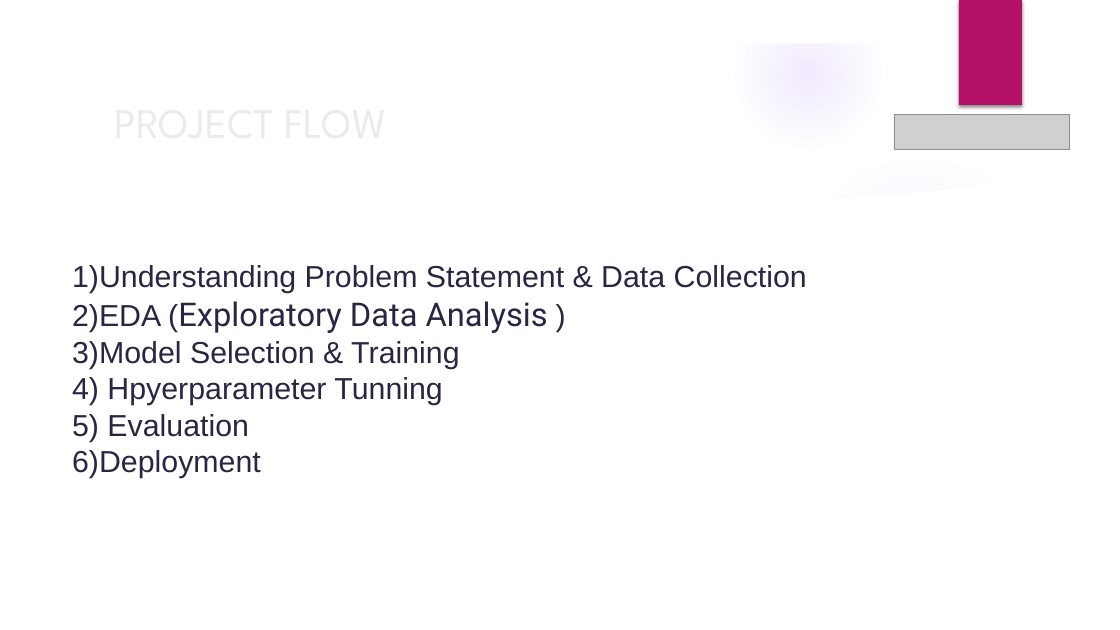
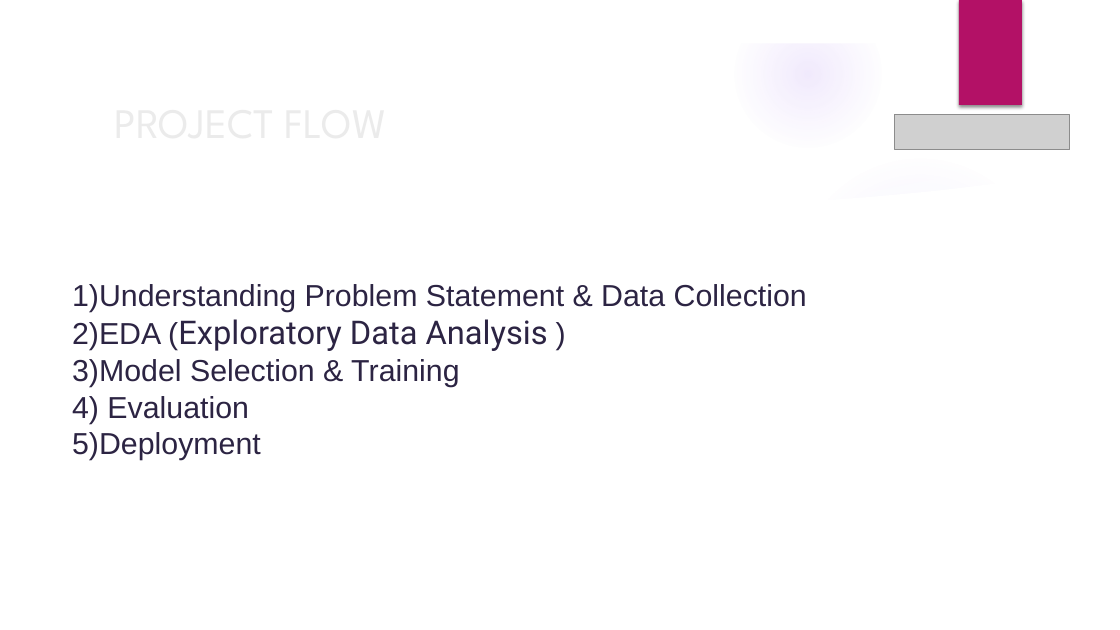
Before and after one commit to springboardmentor345a-create/Projects, a slide deck: slide 4 of ps1 top_assists/TOP ASSITS PPT.pptx. Drawn at 1120x630 pixels with LibreOffice and Linux fonts; fonts in the diff are those of the drawing; grey boxes stand for pictures; background and template pictures are left out. Boxes give left, top, right and bottom in pixels: in the first picture for what was removed or moved away, otherwise in the second. Text is boxed around its words. In the diff, an @@ line names an element or a change of style, - is before the commit and + after.

```diff
--- a/ps1 top_assists/TOP ASSITS PPT.pptx
+++ b/ps1 top_assists/TOP ASSITS PPT.pptx
@@ text "1)Understanding Problem Statement & Data ...": place and size @@
-text "1)Understanding Problem Statement & Data ..." at (72, 265, 807, 478)
+text "1)Understanding Problem Statement & Data ..." at (72, 284, 807, 460)
@@ text at (72, 396, 261, 460): text changed @@
-4) Hpyerparameter Tunning
-5) Evaluation
-6)Deployment
+4) Evaluation
+5)Deployment
```
Also in this commit, not shown: 7 other slides changed, 1 slide removed, 2 other files.
